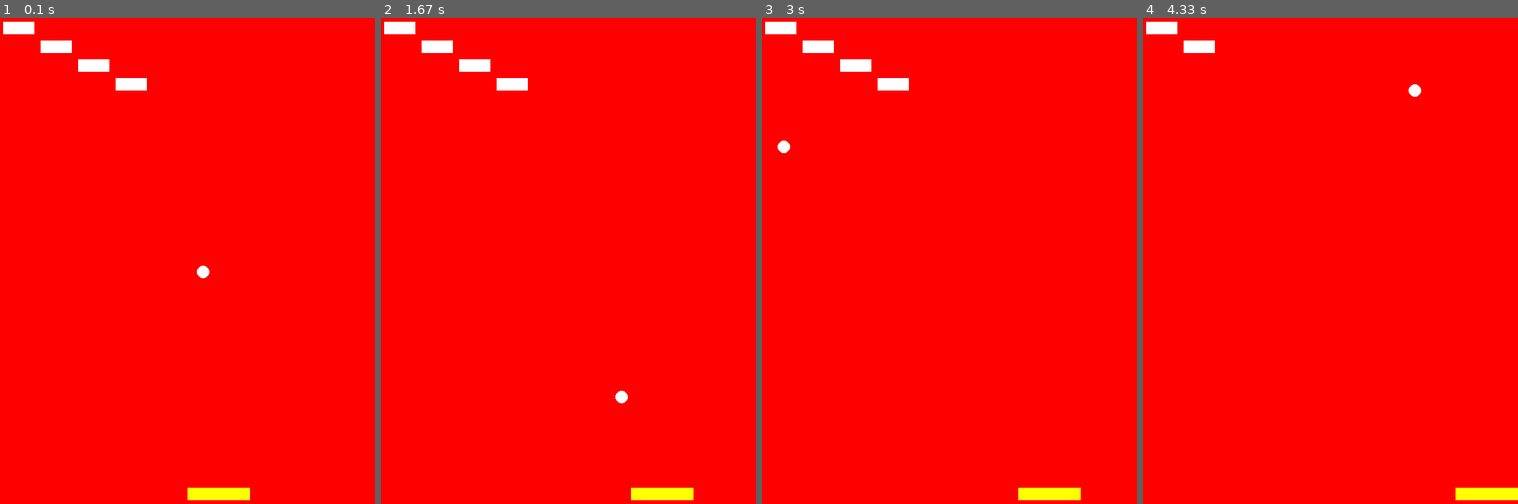
Above: before the commit, frames 1-4 (left to right).
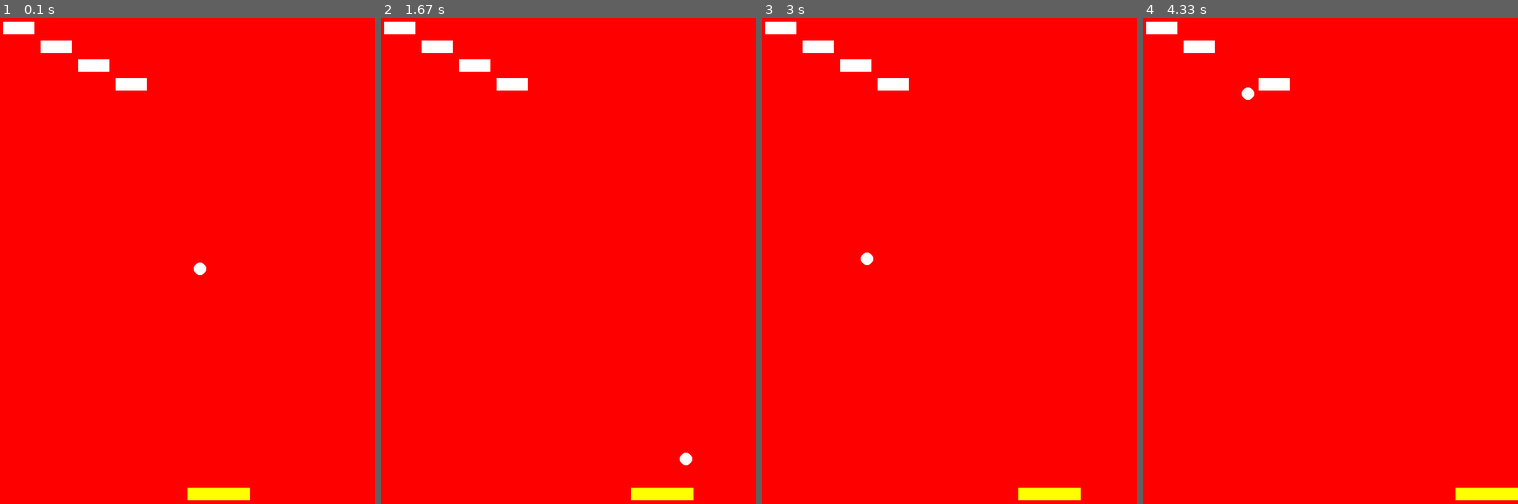
Above: after the commit, the same moments.

Repository: jdmejia92/Py_Game
Game: pygame game, started from main.py
Same seed, same stepped clock (60 frames per second), same inputs: the game is played once before the commit and once after it.
Inputs:
- Up to frame 1 (0.1 s): no input
- Up to frame 2 (1.67 s): hold Right 0.33-0.8 s; hold Right 0.83-1.3 s; hold Left from 1.33 s (still down)
- Up to frame 3 (3 s): release Left at 1.87 s; hold Left 1.9-2.3 s; hold Right 2.33-2.97 s
- Up to frame 4 (4.33 s): hold Left 3-3.47 s; hold Right 3.5-3.97 s; hold Right from 4 s (still down)

The runs differ from the first frame. In frame 1, less than 0.1% of the frame differs, in the area x 51-56%, y 50-54%; in frame 2, 0.1%; in frame 3, 0.1%; in frame 4, 0.3%, in the area x 26-75%, y 12-17%.

Commit message:
Juego estable

Diff:
--- a/arkanoid/entities.py
+++ b/arkanoid/entities.py
@@ -1,4 +1,6 @@
 import pygame as pg
+import random as rd
+
 
 class Vigneta:
     def __init__(self, padre, x, y, ancho, alto, color = (255, 255, 255)):
@@ -40,10 +42,12 @@
         else:
             menor_alto = self
             mayor_alto = otro
+
         return (menor_ancho.x in range(mayor_ancho.x, mayor_ancho.x + mayor_ancho.ancho) or \
                 menor_ancho.x + menor_ancho.ancho in range(mayor_ancho.x, mayor_ancho.x + mayor_ancho.ancho)) and \
                (menor_alto.y in range(mayor_alto.y, mayor_alto.y + mayor_alto.alto) or \
                 menor_alto.y + menor_alto.alto in range(mayor_alto.y, mayor_alto.y + mayor_alto.alto))
+
 
 class Ladrillo(Vigneta):
     def dibujar(self):
@@ -80,8 +84,8 @@
     def __init__(self, padre, x, y, color = (255, 255, 255), radio = 10):
         super().__init__(padre, x - radio, y - radio, 2 * radio, 2 * radio, color)
         self.radio = radio
-        self.vx = 5
-        self.vy = 5
+        self.vx = 4
+        self.vy = 4
         self.x_ini = x
         self.y_ini = y
         self.esta_viva = True
@@ -89,8 +93,8 @@
     def reset(self):
         self.x = self.x_ini
         self.y = self.y_ini
-        self.vx = 5
-        self.vy = 5
+        self.vx = self.vx
+        self.vy = self.vy
         self.esta_viva = True
 
     def mover(self):
--- a/arkanoid/escenas.py
+++ b/arkanoid/escenas.py
@@ -1,4 +1,5 @@
 import pygame as pg
+import random as rd
 
 from arkanoid.entities import Bola, Raqueta, Ladrillo
 from arkanoid import niveles, FPS
@@ -15,7 +16,6 @@
 class Partida(Escena):
     def __init__(self, pantalla):
         super().__init__(pantalla)
-        pg.display.set_caption("Arkanoid")
         self.bola = Bola(self.pantalla, self.pantalla.get_width() // 2,
                          self.pantalla.get_height() // 2)
         self.raqueta = Raqueta(self.pantalla, self.pantalla.get_width()//2,
--- a/arkanoid/game.py
+++ b/arkanoid/game.py
@@ -8,6 +8,7 @@
     def __init__(self, ancho=600, alto=800):
 
         pantalla = pg.display.set_mode((ancho, alto))
+        pg.display.set_caption("Arkanoid")
         self.escenas = [Partida(pantalla), GameOver(pantalla)]
 
     def lanzar(self):
